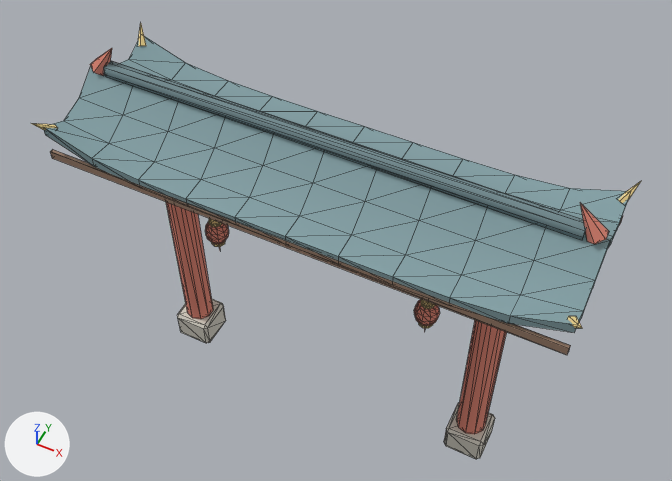
An edit to the glTF model assets/models/env/gate_village.glb, drawn before and after from the same camera.
Both versions are drawn from a camera (50 mm lens) standing at (3.86, -7.48, 12.81) and looking at (-0.04, 0.32, 3.05). Every picture has the same lights, and +X, +Y and +Z are marked at lower left. The older version comes first. Mesh edges are drawn as thin lines. Objects named as collision shapes, trigger or cutter boxes, shadow casters or lower levels of detail are left out. Vertices at exactly the same position are counted once.

Names of what the first picture shows: 'Gate'.
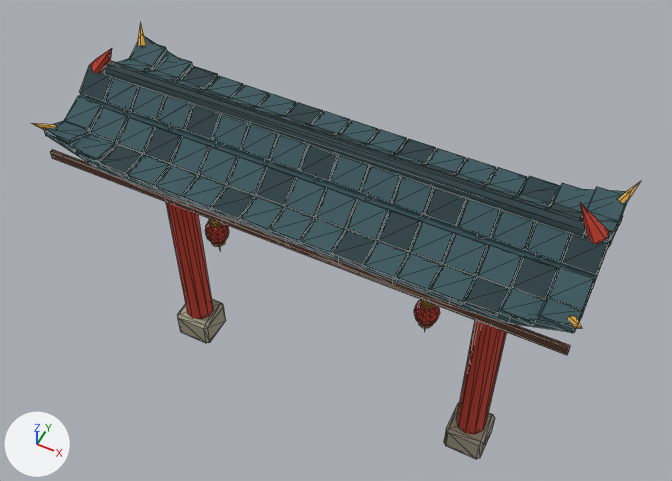
Where the change shows, as pixel boxes (x1, y1, x2, y2) in the pictures (672 x 481 px):
part 1 of me_gate, added (cyan)
    after: (100, 145, 143, 176)
part 2 of me_gate, added (cyan)
    after: (465, 277, 509, 316)
part 3 of me_gate, added (cyan)
    after: (46, 43, 618, 333)
part 4 of me_gate, recoloured
    both: (31, 24, 642, 459)

The change, as a diff of the scene's bpy script:
```diff
--- a/assets/models/env/gate_village.glb.py
+++ b/assets/models/env/gate_village.glb.py
@@ me_gate @@
 # used by ob_gate; location = (0.0, 0.0, 0.0)
-me_gate.from_pydata(...)  # 662 vertices, 1204 faces; spans x -3.57..3.57, y -1.21..1.21, z 0.0..5.55
+me_gate.from_pydata(...)  # 1478 vertices, 2428 faces; spans x -3.57..3.57, y -1.21..1.21, z 0.0..5.55
+# me_gate part 1: the loose piece of 8 vertices spanning x -3.5..3.5, y -1.11..-1.06, z 4.37..4.49 is copied, and the copy is scaled about its middle by (0.0547, 7.63, 0.542), then moved by (-2.47, 0.16, 0.18); it spans x -2.66..-2.28, y -1.11..-0.73, z 4.58..4.65
+# me_gate part 2: the loose piece of 8 vertices spanning x -3.5..3.5, y -1.11..-1.06, z 4.37..4.49 is copied, and the copy is scaled about its middle by (0.0547, 7.63, 0.542), then moved by (2.47, 0.16, 0.18); it spans x 2.28..2.66, y -1.11..-0.73, z 4.58..4.65
+# me_gate part 3: 800 vertices added at x -3.49..3.49, y -1.11..1.11, z 4.54..5.18
+# me_gate part 4: 1020 kept faces spanning x -3.57..3.57, y -1.21..1.21, z 0.0..5.55 get new vertex colours
 me_gate.materials.append(mat_vk_vcol)
```
